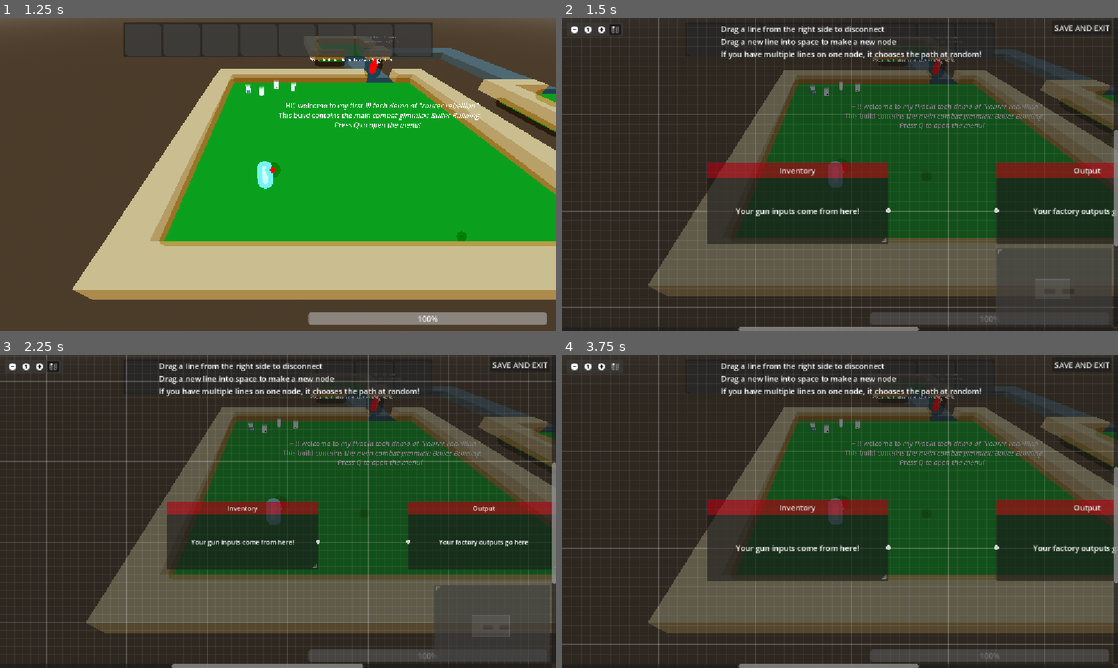
Above: before the commit, frames 1-4 (two rows, left to right).
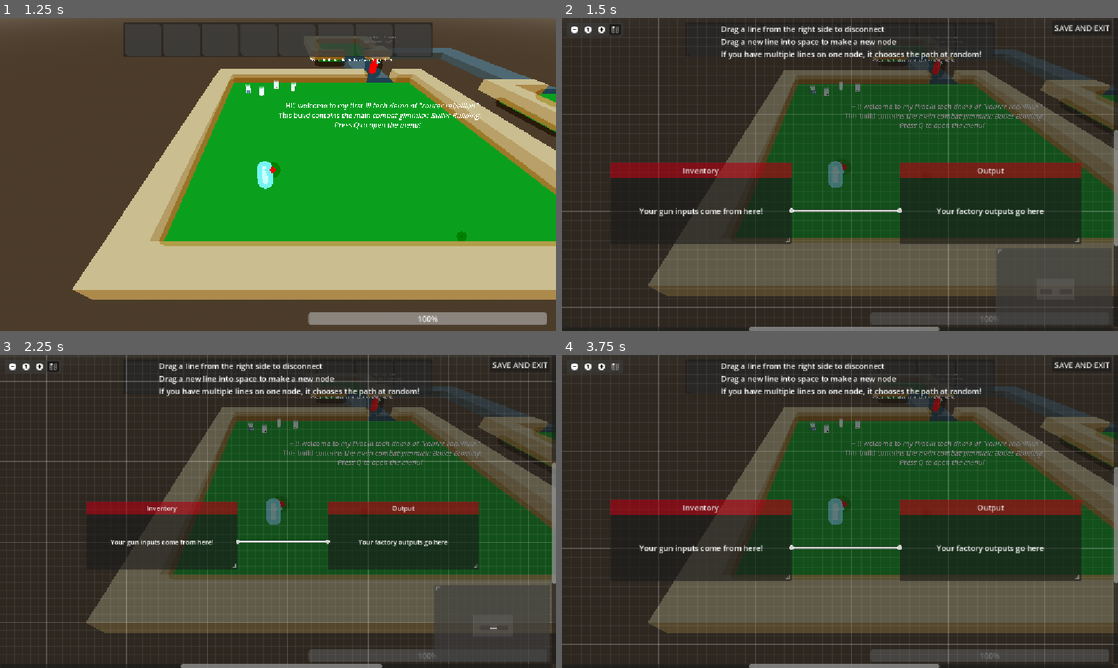
Above: after the commit, the same moments.

Repository: Kaplin86/Router-Rebellion
Game: Godot game, scene res://scenes/uiElements/mainMenu.tscn
Two runs of this game, one before a commit and one after it. Both use one fixed random seed, a clock stepped at 60 frames per second and the inputs below. The engine's default icon, where the game draws it, is replaced by a stand-in: a white triangle on a blue panel in a dark square.
Inputs (mouse positions are in pixels of both pictures, inside the frame that each line leads up to):
- Up to frame 1 (1.25 s): click "Play" at 0.5 s
- Up to frame 2 (1.5 s): tap Enter at 1.25 s; move the mouse to (962, 158) at 1.27 s; hold D (east) from 1.28 s (still down); tap Q (delete) at 1.35 s
- Up to frame 3 (2.25 s): release D (east) at 2 s; click (11, 367) at 2 s
- Up to frame 4 (3.75 s): click (600, 367) at 2.75 s; click (617, 367) at 3.5 s

Frame 1 is identical in both runs. In frame 2, 13% of the frame differs, in the area x 8-100%, y 46-100%; in frame 3, 11%; in frame 4, 13%.

Commit message:
wip dialogue scene

Diff:
--- a/data/startingFactory.tres
+++ b/data/startingFactory.tres
@@ -25,7 +25,10 @@
 script = ExtResource("2_sun6w")
 nodes = Array[ExtResource("1_ce1r1")]([SubResource("Resource_x2uyr"), SubResource("Resource_fb5lx")])
 nodePositions = Dictionary[ExtResource("1_ce1r1"), Vector2]({
-SubResource("Resource_x2uyr"): Vector2(300, 300),
-SubResource("Resource_fb5lx"): Vector2(900, 300)
+SubResource("Resource_x2uyr"): Vector2(100, 300),
+SubResource("Resource_fb5lx"): Vector2(700, 300)
+})
+nodeConnections = Dictionary[ExtResource("1_ce1r1"), Array]({
+SubResource("Resource_x2uyr"): [SubResource("Resource_fb5lx")]
 })
 metadata/_custom_type_script = "uid://b5g7uct24kvpm"
--- a/scenes/factory/baseFactoryRealm.tscn
+++ b/scenes/factory/baseFactoryRealm.tscn
@@ -21,6 +21,7 @@
 anchor_bottom = 1.0
 grow_horizontal = 2
 grow_vertical = 2
+scroll_offset = Vector2(-153.08899, -108.7482)
 right_disconnects = true
 show_grid_buttons = false
 show_arrange_button = false
--- /dev/null
+++ b/scenes/uiElements/dialogue.tscn
@@ -0,0 +1,217 @@
+[gd_scene format=3 uid="uid://bm2q7d15mijkl"]
+
+[sub_resource type="ViewportTexture" id="ViewportTexture_xg4rh"]
+viewport_path = NodePath("Char/rightChar/SubViewport")
+
+[sub_resource type="CapsuleMesh" id="CapsuleMesh_mst3m"]
+
+[sub_resource type="StandardMaterial3D" id="StandardMaterial3D_7dnpi"]
+shading_mode = 0
+albedo_color = Color(0.5176471, 1, 1, 1)
+
+[sub_resource type="PrismMesh" id="PrismMesh_vfp1t"]
+
+[sub_resource type="StandardMaterial3D" id="StandardMaterial3D_76r8h"]
+shading_mode = 0
+albedo_color = Color(1, 0, 0, 1)
+disable_receive_shadows = true
+
+[sub_resource type="ViewportTexture" id="ViewportTexture_mst3m"]
+viewport_path = NodePath("Char/leftChar/SubViewport")
+
+[sub_resource type="StandardMaterial3D" id="StandardMaterial3D_vfp1t"]
+shading_mode = 0
+albedo_color = Color(0.9458448, 0.8773634, 1, 1)
+
+[sub_resource type="Animation" id="Animation_xg4rh"]
+length = 0.001
+tracks/0/type = "value"
+tracks/0/imported = false
+tracks/0/enabled = true
+tracks/0/path = NodePath("MeshInstance3D2:rotation")
+tracks/0/interp = 1
+tracks/0/loop_wrap = true
+tracks/0/keys = {
+"times": PackedFloat32Array(0),
+"transitions": PackedFloat32Array(1),
+"update": 0,
+"values": [Vector3(1.2074846e-15, 1.5707964, 0.5681571)]
+}
+
+[sub_resource type="Animation" id="Animation_mst3m"]
+resource_name = "idle"
+loop_mode = 1
+tracks/0/type = "value"
+tracks/0/imported = false
+tracks/0/enabled = true
+tracks/0/path = NodePath("MeshInstance3D2:rotation")
+tracks/0/interp = 1
+tracks/0/loop_wrap = true
+tracks/0/keys = {
+"times": PackedFloat32Array(0, 0.47, 1),
+"transitions": PackedFloat32Array(1, 1, 1),
+"update": 0,
+"values": [Vector3(1.2074846e-15, 1.5707964, 0.5681571), Vector3(6.614798, 1.5707964, 0.56897736), Vector3(1.2074846e-15, 1.5707964, 0.5681571)]
+}
+
+[sub_resource type="AnimationLibrary" id="AnimationLibrary_7dnpi"]
+_data = {
+&"RESET": SubResource("Animation_xg4rh"),
+&"idle": SubResource("Animation_mst3m")
+}
+
+[sub_resource type="StyleBoxFlat" id="StyleBoxFlat_yjnga"]
+content_margin_left = 0.0
+content_margin_top = 0.0
+content_margin_right = 0.0
+content_margin_bottom = 0.0
+bg_color = Color(0.1, 0.1, 0.1, 0.6)
+skew = Vector2(0.125, 0)
+border_width_left = 5
+border_width_top = 5
+border_width_right = 5
+border_width_bottom = 5
+border_color = Color(0.37036443, 0.37036452, 0.37036428, 1)
+corner_radius_top_left = 3
+corner_radius_top_right = 3
+corner_radius_bottom_right = 3
+corner_radius_bottom_left = 3
+corner_detail = 5
+
+[sub_resource type="StyleBoxFlat" id="StyleBoxFlat_xg4rh"]
+skew = Vector2(0.125, 0)
+border_width_left = 5
+border_width_top = 5
+border_width_right = 5
+border_width_bottom = 5
+corner_radius_top_left = 9
+corner_radius_bottom_right = 9
+
+[node name="Control" type="Control" unique_id=692554453]
+layout_mode = 3
+anchors_preset = 15
+anchor_right = 1.0
+anchor_bottom = 1.0
+grow_horizontal = 2
+grow_vertical = 2
+
+[node name="Char" type="CanvasGroup" parent="." unique_id=688541299]
+fit_margin = 0.0
+clear_margin = 0.0
+
+[node name="rightChar" type="Sprite2D" parent="Char" unique_id=702071501]
+position = Vector2(962, 319)
+scale = Vector2(1.302168, 1.302168)
+texture = SubResource("ViewportTexture_xg4rh")
+
+[node name="SubViewport" type="SubViewport" parent="Char/rightChar" unique_id=533608101]
+own_world_3d = true
+transparent_bg = true
+handle_input_locally = false
+size = Vector2i(219, 286)
+render_target_update_mode = 4
+
+[node name="MeshInstance3D" type="MeshInstance3D" parent="Char/rightChar/SubViewport" unique_id=1197129053]
+cast_shadow = 0
+mesh = SubResource("CapsuleMesh_mst3m")
+surface_material_override/0 = SubResource("StandardMaterial3D_7dnpi")
+
+[node name="MeshInstance3D2" type="MeshInstance3D" parent="Char/rightChar/SubViewport" unique_id=780965490]
+transform = Transform3D(-1.1421661e-08, 7.2912627e-09, 0.30999994, 0.16680464, 0.26129714, 0, -0.26129714, 0.16680464, -1.3550528e-08, -0.016549349, 0.6428207, -0.48219895)
+cast_shadow = 0
+mesh = SubResource("PrismMesh_vfp1t")
+surface_material_override/0 = SubResource("StandardMaterial3D_76r8h")
+
+[node name="Camera3D" type="Camera3D" parent="Char/rightChar/SubViewport" unique_id=569433108]
+transform = Transform3D(-0.98027843, 0.009990941, -0.19736888, 0, 0.99872124, 0.050555915, 0.1976216, 0.04955887, -0.9790248, -0.3812742, 0.45656267, -2.196684)
+visible = false
+
+[node name="leftChar" type="Sprite2D" parent="Char" unique_id=314404037]
+position = Vector2(215, 319)
+scale = Vector2(1.302168, 1.302168)
+texture = SubResource("ViewportTexture_mst3m")
+
+[node name="SubViewport" type="SubViewport" parent="Char/leftChar" unique_id=125775066]
+own_world_3d = true
+transparent_bg = true
+handle_input_locally = false
+size = Vector2i(219, 286)
+render_target_update_mode = 4
+
+[node name="MeshInstance3D" type="MeshInstance3D" parent="Char/leftChar/SubViewport" unique_id=103296603]
+cast_shadow = 0
+mesh = SubResource("CapsuleMesh_mst3m")
+surface_material_override/0 = SubResource("StandardMaterial3D_vfp1t")
+
+[node name="MeshInstance3D2" type="MeshInstance3D" parent="Char/leftChar/SubViewport" unique_id=516866596]
+transform = Transform3D(-1.142166e-08, 7.291263e-09, 0.30999994, 0.16680464, 0.26129714, -3.7432016e-16, -0.26129714, 0.16680464, -1.3550528e-08, -0.016549349, 0.6428207, -0.48219895)
+cast_shadow = 0
+mesh = SubResource("PrismMesh_vfp1t")
+surface_material_override/0 = SubResource("StandardMaterial3D_76r8h")
+
+[node name="Camera3D" type="Camera3D" parent="Char/leftChar/SubViewport" unique_id=319956811]
+transform = Transform3D(-0.98027116, -0.01000007, 0.19740428, 0, 0.99871933, 0.05059294, -0.1976574, 0.0495948, -0.97901577, 0.381, 0.457, -2.197)
+visible = false
+
+[node name="AnimationPlayer" type="AnimationPlayer" parent="Char/leftChar/SubViewport" unique_id=276985349]
+libraries/ = SubResource("AnimationLibrary_7dnpi")
+
+[node name="Sprite2D" type="Sprite2D" parent="." unique_id=1849889434]
+
+[node name="Textbox" type="Panel" parent="." unique_id=1511813681]
+layout_mode = 1
+anchors_preset = -1
+anchor_left = 0.05
+anchor_top = 0.697
+anchor_right = 0.95000005
+anchor_bottom = 0.95
+grow_horizontal = 2
+grow_vertical = 0
+theme_override_styles/panel = SubResource("StyleBoxFlat_yjnga")
+
+[node name="Text" type="RichTextLabel" parent="Textbox" unique_id=242372540]
+layout_mode = 0
+anchor_left = 0.015817897
+anchor_top = 0.03869611
+anchor_right = 0.9861111
+anchor_bottom = 0.97194177
+theme_override_font_sizes/normal_font_size = 21
+bbcode_enabled = true
+text = "Hey guys, kaplin here."
+metadata/_edit_use_anchors_ = true
+
+[node name="RichTextLabel" type="RichTextLabel" parent="." unique_id=570918291]
+clip_contents = false
+layout_mode = 1
+anchors_preset = -1
+anchor_left = -0.0017361111
+anchor_top = -0.013117284
+anchor_right = 0.9991319
+anchor_bottom = 1.0119598
+offset_left = 80.0
+offset_top = 409.5
+offset_right = -960.0
+offset_bottom = -206.0
+grow_vertical = 2
+theme_override_font_sizes/normal_font_size = 26
+theme_override_font_sizes/italics_font_size = 26
+bbcode_enabled = true
+text = "[i]Kaplin86[/i]"
+fit_content = true
+scroll_active = false
+autowrap_mode = 0
+autowrap_trim_flags = 128
+vertical_alignment = 1
+metadata/_edit_use_anchors_ = true
+
+[node name="Panel" type="Panel" parent="RichTextLabel" unique_id=2061858825]
+show_behind_parent = true
+layout_mode = 1
+anchors_preset = 15
+anchor_right = 1.0
+anchor_bottom = 1.0
+offset_left = -6.0
+offset_right = 10.0
+grow_horizontal = 2
+grow_vertical = 2
+theme_override_styles/panel = SubResource("StyleBoxFlat_xg4rh")
